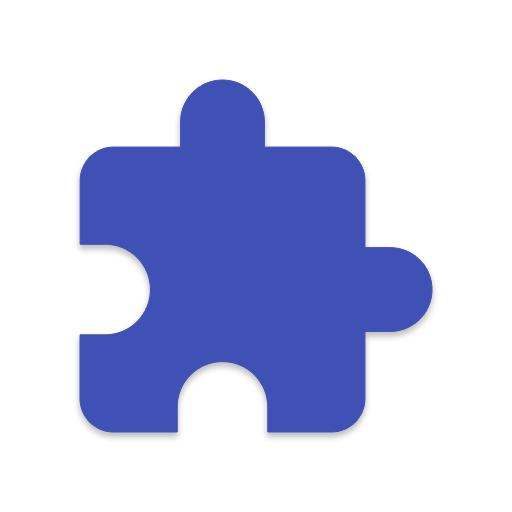
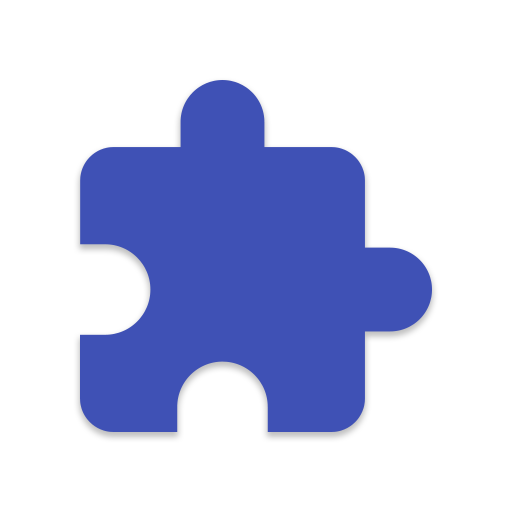
Comparing the layer stacks of the two 512 x 512 images. Changes:
pixels changed over [79, 79, 433, 433] (layer not identified)
